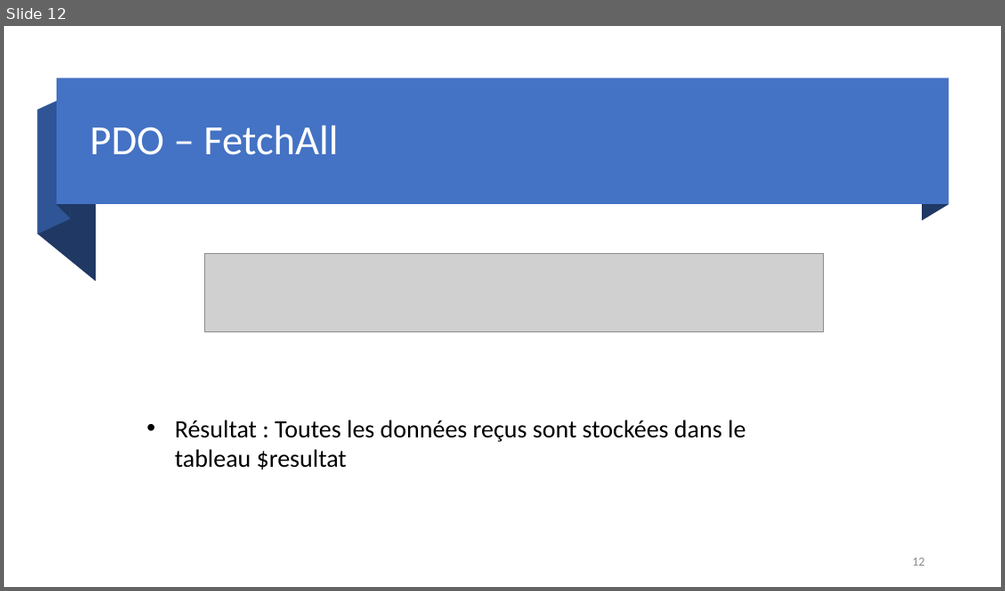
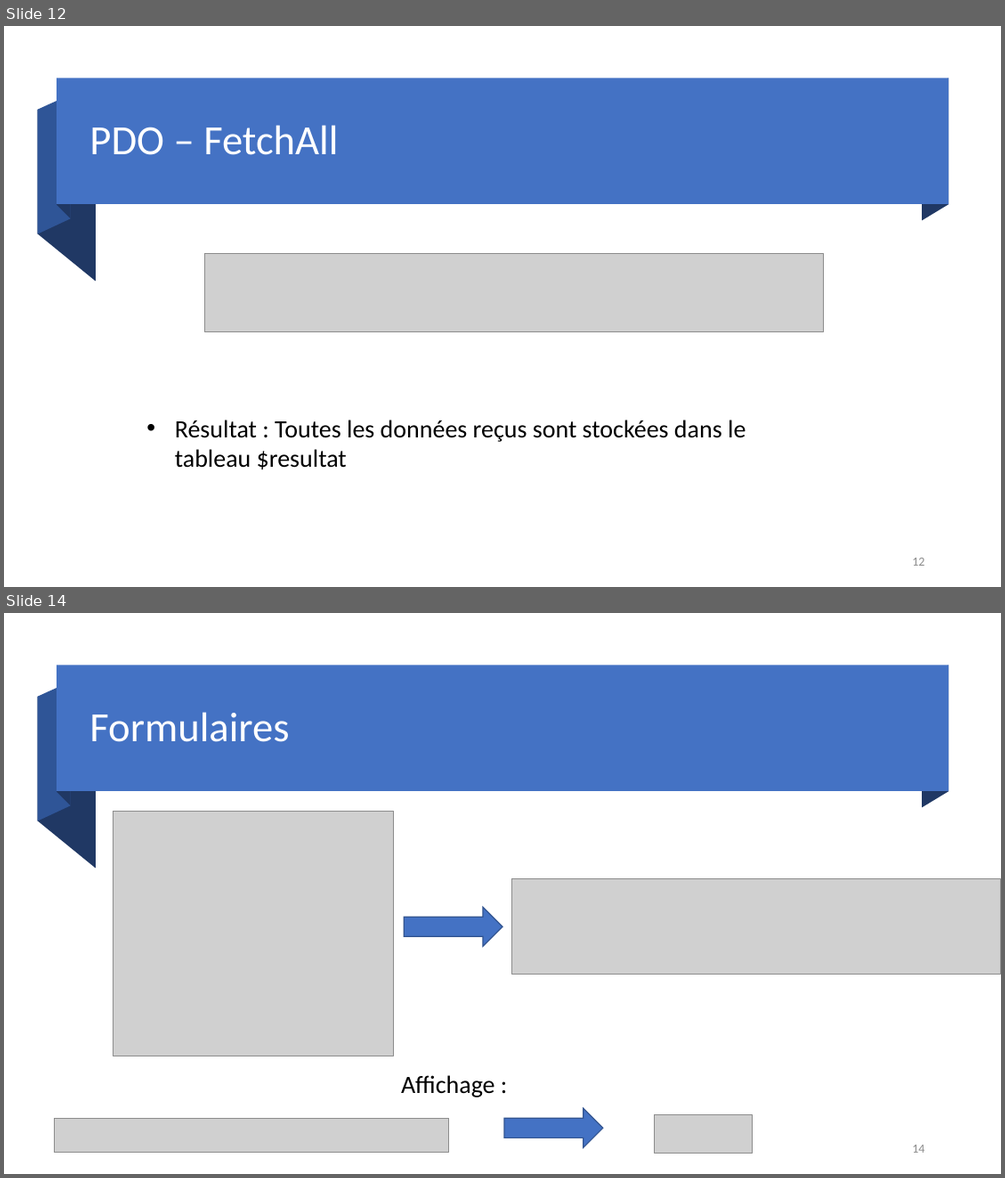
Before and after one commit to DylanMielot/FormationFormateur, a slide deck: Formation de formateur.pptx. Shown one above the other, each under a label of ours: slide 12 before the commit, slides 12 and 14 after it; the slides between them are not shown. The pictures are 1005x591 and 1005x1178 pixels, drawn with LibreOffice and Linux fonts; fonts in the diff are those of the drawing; grey boxes stand for pictures. Boxes give left, top, right and bottom in pixels: in the first picture for what was removed or moved away, otherwise in the second. Text is boxed around its words. In the diff, an @@ line names an element or a change of style, - is before the commit and + after.

Commit message:
formulaires

```diff
--- a/Formation de formateur.pptx
+++ b/Formation de formateur.pptx
@@ slide 14 added at (4, 613, 1001, 1174), background #FFFFFF @@
@@ rectangle added at (57, 666, 948, 792), fill #4472C4 @@
@@ freeform shape added at (57, 666, 71, 805), fill #203864 @@
@@ freeform shape added at (922, 666, 948, 808), fill #203864 @@
@@ freeform shape added at (38, 682, 71, 821), fill #2F5597 @@
@@ freeform shape added at (38, 697, 96, 868), fill #203864 @@
@@ title added at (89, 712, 289, 742), 40 pt, text #FFFFFF @@
+Formulaires
@@ picture added at (113, 811, 394, 1055) @@
@@ picture added at (512, 879, 1001, 974) @@
@@ right arrow added at (404, 907, 502, 947), fill #4472C4, outline #325491 1 pt @@
@@ text added at (401, 1075, 495, 1097), 24 pt, text #000000 @@
+Affichage :
@@ picture added at (54, 1118, 449, 1152) @@
@@ right arrow added at (504, 1108, 603, 1148), fill #4472C4, outline #325491 1 pt @@
@@ picture added at (655, 1115, 752, 1153) @@
@@ page number added at (912, 1144, 924, 1152), 12 pt, text #8C8C8C @@
+14
```
Also in this commit, not shown: 1 other slide added.
